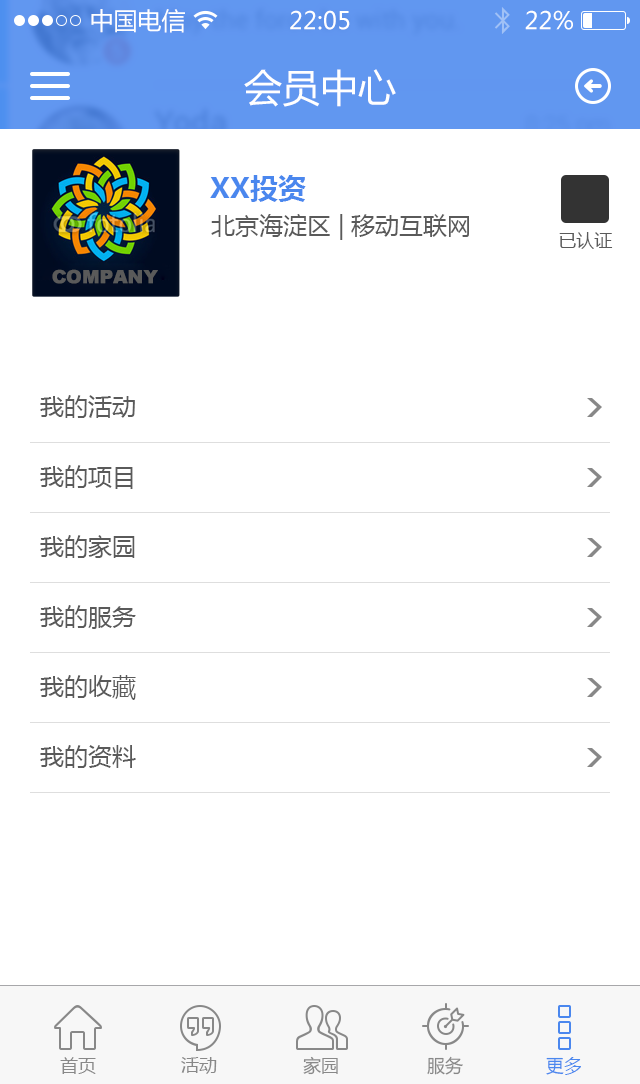
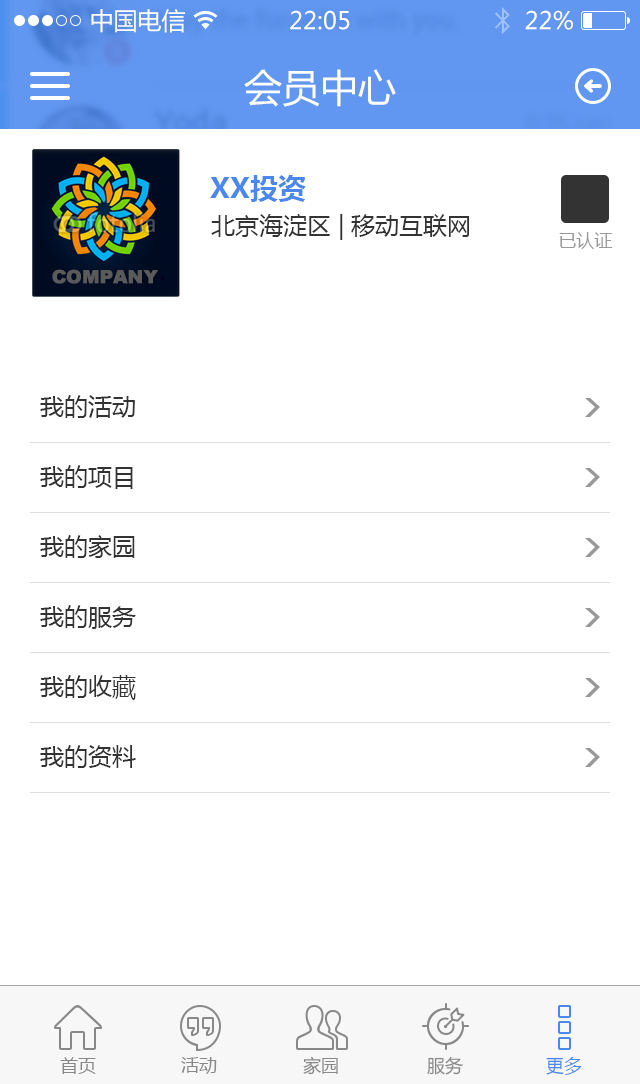
Two versions of the same layered image (640x1084). Layer-by-layer changes:
renamed "北京海淀区 | 移动互联网 副本" to "北京海淀区 | 移动互联网", painted on it over [211, 214, 469, 240]
painted on "已认证" over [559, 232, 613, 249]
painted on "我的活动" over [40, 395, 135, 418]
painted on "我的资料" over [40, 745, 136, 768]
painted on "> 副本 5" over [585, 748, 602, 767]
painted on "我的收藏" over [40, 675, 136, 700]
painted on "> 副本 4" over [585, 678, 602, 697]
painted on "我的服务" over [40, 605, 136, 629]
painted on "> 副本 3" over [585, 608, 602, 627]
painted on "我的家园" over [40, 535, 135, 558]
painted on "> 副本 2" over [585, 538, 602, 557]
painted on "我的项目" over [40, 465, 133, 489]
painted on "> 副本" over [585, 468, 602, 487]
painted on ">" over [585, 398, 602, 417]
